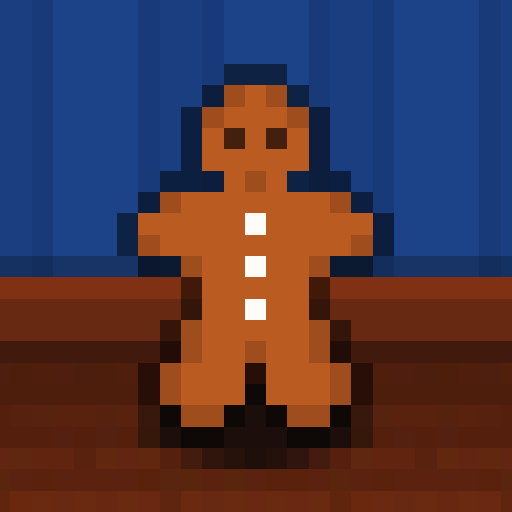
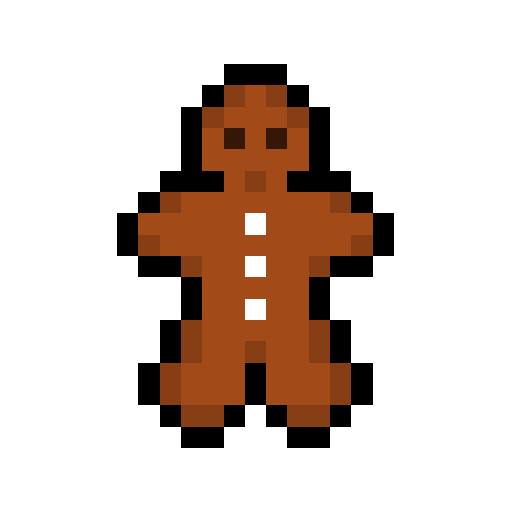
Comparing the layer stacks of the two 512 × 512 images. Changes:
added layer "Eingefügte Ebene copy" above "Eingefügte Ebene" over [117, 64, 394, 448]
hid "Eingefügte Ebene" over [117, 64, 394, 448]
hid "Eingefügte Ebene #5" over [0, 0, 512, 512]
hid "Eingefügte Ebene #4" over [0, 0, 512, 512]
